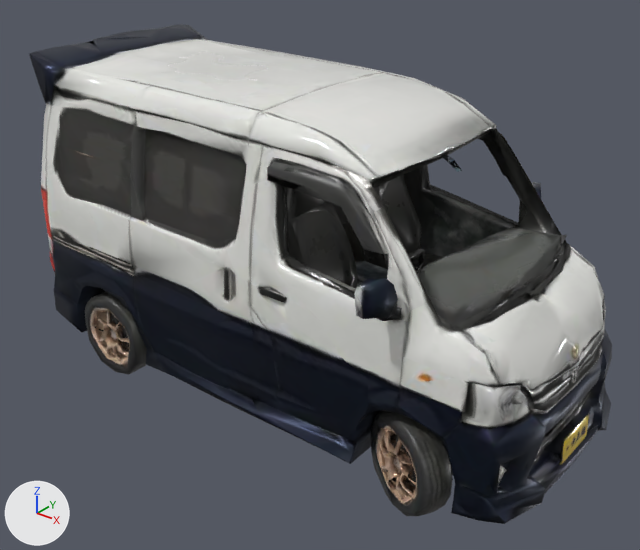
What one commit did to the glTF model static/dist/models/au_city/au_veh_van_shibuya.glb.
Camera for both pictures: a 50 mm lens placed at (0.855, -1.058, 0.591), pointed at (0.022, -0.017, -0.055). Lighting does not change. The marker at lower left points along +X, +Y and +Z. The picture after the commit comes second. Where no turn or scale is listed for an object, it has been applied to the vertices. Vertices at exactly the same position are counted once.

Names of what the first picture shows: 'tripo_node_b792a3de-8f93-4ebf-ac2e-28020d9ebf0b'.
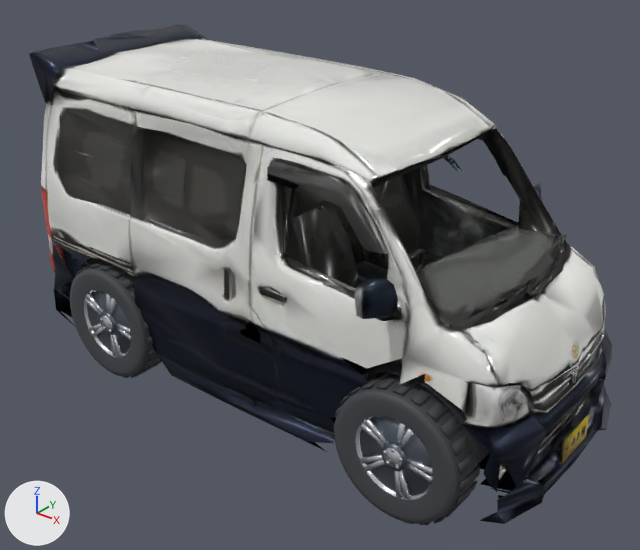
Where the newer file only moved an object's origin or applied its transform, the numbers keep the older frame.

Where the change shows, as pixel boxes [x1, y1, x2, y2] in the pictures (640 x 550 px):
'Wheel_FL', added
    after: [334, 372, 480, 525]
    faces in mat_pbr_tiresidewall (dark grey #424448): [334, 391, 456, 524]
    faces in mat_pbr_tirerubber (dark grey #37393d): [334, 372, 480, 525]
    faces in mat_pbr_darkbarrel (grey #616973): [360, 417, 432, 495]
    faces in mat_pbr_alloyrim (white #e2e6ec): [355, 416, 433, 500]
'Wheel_RL', added
    after: [70, 260, 162, 378]
    faces in mat_pbr_tiresidewall (dark grey #424448): [70, 270, 145, 377]
    faces in mat_pbr_tirerubber (dark grey #37393d): [72, 260, 162, 378]
    faces in mat_pbr_alloyrim (white #e2e6ec): [83, 290, 131, 357]
    faces in mat_pbr_darkbarrel (grey #616973): [87, 291, 131, 354]
part 1 of me_tripo_mesh_b792a3de_8f93_4ebf_ac2e_28020d9ebf0b, added
    after: [362, 363, 491, 465]
part 2 of me_tripo_mesh_b792a3de_8f93_4ebf_ac2e_28020d9ebf0b, added (mostly hidden)
    after: [79, 257, 101, 271]
part 3 of me_tripo_mesh_b792a3de_8f93_4ebf_ac2e_28020d9ebf0b, deleted
    before: [85, 291, 147, 374]
part 4 of me_tripo_mesh_b792a3de_8f93_4ebf_ac2e_28020d9ebf0b, deleted
    before: [310, 381, 516, 521]
part 5 of me_tripo_mesh_b792a3de_8f93_4ebf_ac2e_28020d9ebf0b, deleted
    before: [72, 260, 171, 375]

Patch to the scene script:
```diff
--- a/static/dist/models/au_city/au_veh_van_shibuya.glb.py
+++ b/static/dist/models/au_city/au_veh_van_shibuya.glb.py
@@ me_tripo_mesh_b792a3de_8f93_4ebf_ac2e_28020d9ebf0b @@
-me_tripo_mesh_b792a3de_8f93_4ebf_ac2e_28020d9ebf0b.from_pydata(...)  # 3054 vertices, 6375 faces; spans x -0.489..0.489, y -0.251..0.251, z -0.278..0.278
+me_tripo_mesh_b792a3de_8f93_4ebf_ac2e_28020d9ebf0b.from_pydata(...)  # 2257 vertices, 4378 faces; spans x -0.489..0.489, y -0.251..0.251, z -0.236..0.278
+# me_tripo_mesh_b792a3de_8f93_4ebf_ac2e_28020d9ebf0b part 1: a new loose piece of 39 vertices spanning x 0.196..0.426, y -0.193..-0.127, z -0.155..-0.053, in mat_pbr_wheelwellliner (dark grey #2f3035)
+# me_tripo_mesh_b792a3de_8f93_4ebf_ac2e_28020d9ebf0b part 2: a new loose piece of 39 vertices spanning x -0.416..-0.186, y -0.193..-0.127, z -0.155..-0.053, in mat_pbr_wheelwellliner_002 (dark grey #2f3035)
+# me_tripo_mesh_b792a3de_8f93_4ebf_ac2e_28020d9ebf0b part 3: the loose piece of 154 vertices spanning x -0.379..-0.224, y -0.219..-0.164, z -0.276..-0.121 is deleted
+# me_tripo_mesh_b792a3de_8f93_4ebf_ac2e_28020d9ebf0b part 4: 289 vertices removed from x 0.229..0.451, y -0.227..-0.127, z -0.277..-0.067
+# me_tripo_mesh_b792a3de_8f93_4ebf_ac2e_28020d9ebf0b part 5: 27 vertices removed from x -0.417..-0.214, y -0.218..-0.137, z -0.229..-0.074
+# other edits to the shape of me_tripo_mesh_b792a3de_8f93_4ebf_ac2e_28020d9ebf0b do not show in these pictures
 me_tripo_mesh_b792a3de_8f93_4ebf_ac2e_28020d9ebf0b.materials.append(mat_tripo_material_b792a3de_8f93_4ebf_ac2e_28020d9ebf0b)
+me_tripo_mesh_b792a3de_8f93_4ebf_ac2e_28020d9ebf0b.materials.append(mat_pbr_wheelwellliner)  # dark grey #2f3035
+me_tripo_mesh_b792a3de_8f93_4ebf_ac2e_28020d9ebf0b.materials.append(mat_pbr_wheelwellliner_001)  # dark grey #2f3035
+me_tripo_mesh_b792a3de_8f93_4ebf_ac2e_28020d9ebf0b.materials.append(mat_pbr_wheelwellliner_002)  # dark grey #2f3035
+me_tripo_mesh_b792a3de_8f93_4ebf_ac2e_28020d9ebf0b.materials.append(mat_pbr_wheelwellliner_003)  # dark grey #2f3035
@@ ob_wheel_fl @@
+ob_wheel_fl = bpy.data.objects.new('Wheel_FL', me_wheel_fl_mesh)  # 948 vertices, 1588 faces; spans x -0.107..0.107, y -0.032..0.032, z -0.107..0.107; in mat_pbr_tirerubber (dark grey #37393d), mat_pbr_tiresidewall (dark grey #424448), mat_pbr_alloyrim (white #e2e6ec), mat_pbr_darkbarrel (grey #616973), mat_pbr_brakerotor (light grey #bcc0c8), mat_pbr_chromelug (white #f1f3f8)
+ob_wheel_fl.location = (0.312, -0.19, -0.172)
@@ ob_wheel_rl @@
+ob_wheel_rl = bpy.data.objects.new('Wheel_RL', me_wheel_fl_mesh.copy())
+ob_wheel_rl.location = (-0.3, -0.19, -0.172)
```
